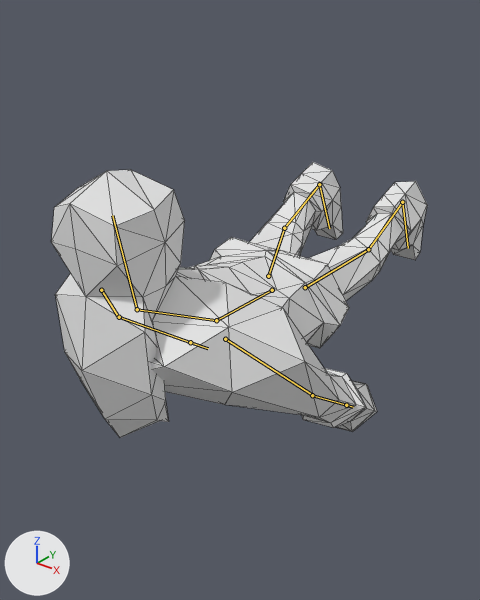
What one commit did to the Blender file Animations/WarriorGlide.blend.
One viewpoint serves both versions: a camera (50 mm lens) standing at (6.21, -8.63, 11.05) and looking at (-0.47, -0.28, 5.87). Lighting does not change. The marker at lower left points along +X, +Y and +Z. Both versions are drawn at frame 0 of the action 'Armature.000Action.002'; the numbers are the values there. The bones that bend it are drawn over the model as lines. Mesh edges are drawn as thin lines.
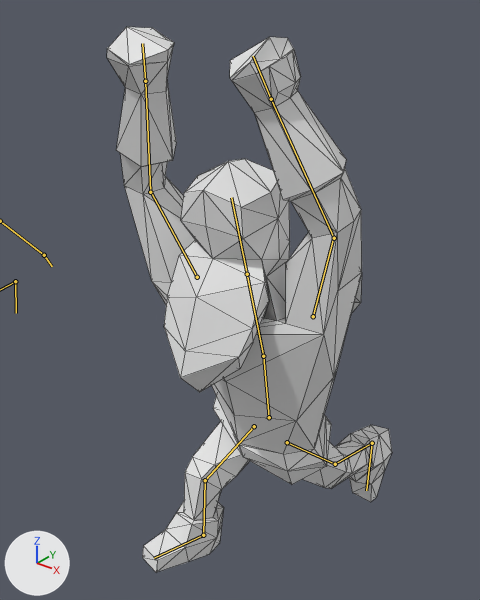
Boxes [x1, y1, x2, y2] around the edits, measured in the pictures (480 x 600 px):
'Cube.000', posed (24% narrower, 97% taller): before [51, 162, 427, 438]; after [107, 27, 392, 572]
bone 'Root', root to tip: before (272, 290) to (216, 320); after (269, 417) to (263, 356)
bone 'Chest', root to tip: before (216, 320) to (137, 309); after (263, 356) to (247, 274)
bone 'Shoulder.R', root to tip: before (101, 290) to (118, 317); after (197, 277) to (151, 192)
bone 'Arm.R', root to tip: before (119, 317) to (190, 342); after (150, 192) to (145, 81)
bone 'Shoulder.L', root to tip: before (225, 339) to (312, 395); after (313, 316) to (333, 238)
bone 'Arm.L', root to tip: before (312, 395) to (346, 405); after (334, 238) to (271, 99)
bone 'Head', root to tip: before (137, 309) to (112, 215); after (247, 274) to (231, 197)
bone 'Leg.R', root to tip: before (268, 276) to (284, 228); after (254, 426) to (205, 480)
bone 'Calf.R', root to tip: before (284, 228) to (319, 184); after (205, 480) to (203, 535)
bone 'Foot.R', root to tip: before (319, 184) to (329, 228); after (203, 535) to (154, 558)
bone 'Leg.L', root to tip: before (305, 287) to (368, 249); after (287, 442) to (335, 464)
bone 'Calf.L', root to tip: before (368, 249) to (402, 202); after (335, 464) to (372, 443)
bone 'Foot.L', root to tip: before (402, 202) to (408, 248); after (372, 443) to (366, 490)

The edits, one by one:
Bone 'Root' (bone_root) moves from (0.0, 2.74, 0.0) to (0.0, 0.0, 0.0).
Bone 'Root' (bone_root) turns from (90, 0, 0) to (8, 0, 0) degrees about its own x, y and z.
Bone 'Chest' (bone_chest) turns from (-27, 0, 0) to (8, 0, 0) degrees about its own x, y and z.
Bone 'Shoulder.R' (bone_shoulder_r) turns from (15, 20, -8) to (-83, -51, -56) degrees about its own x, y and z.
Bone 'Arm.R' (bone_arm_r) turns from (17, -1, 0) to (0, 0, 69) degrees about its own x, y and z.
Bone 'Shoulder.L' (bone_shoulder_l) turns from (0, -22, 19) to (-118, -33, -20) degrees about its own x, y and z.
Bone 'Arm.L' (bone_arm_l) turns from (17, 0, 3) to (10, 7, -70) degrees about its own x, y and z.
Bone 'Head' (bone_head) turns from (-51, 0, 0) to (0, 0, 0) degrees about its own x, y and z.
Bone 'Leg.R' (bone_leg_r) turns from (-19, -7, 7) to (58, 26, 6) degrees about its own x, y and z.
Bone 'Calf.R' (bone_calf_r) turns from (0, 0, 0) to (44, -7, 6) degrees about its own x, y and z.
Bone 'Foot.R' (bone_foot_r) turns from (0, 0, 0) to (3, 0, -11) degrees about its own x, y and z.
Bone 'Leg.L' (bone_leg_l) turns from (-5, 7, -19) to (-12, 21, -40) degrees about its own x, y and z.
Bone 'Calf.L' (bone_calf_l) turns from (0, 0, 0) to (24, 1, -1) degrees about its own x, y and z.
Bone 'Foot.L' (bone_foot_l) turns from (0, 0, 0) to (-3, 0, 10) degrees about its own x, y and z.
